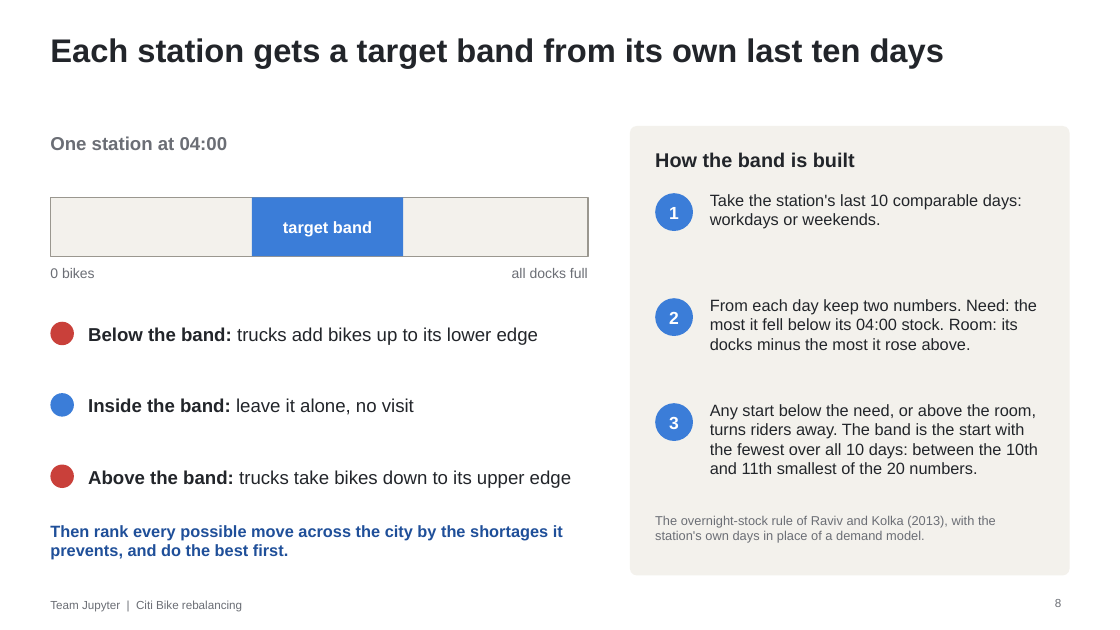
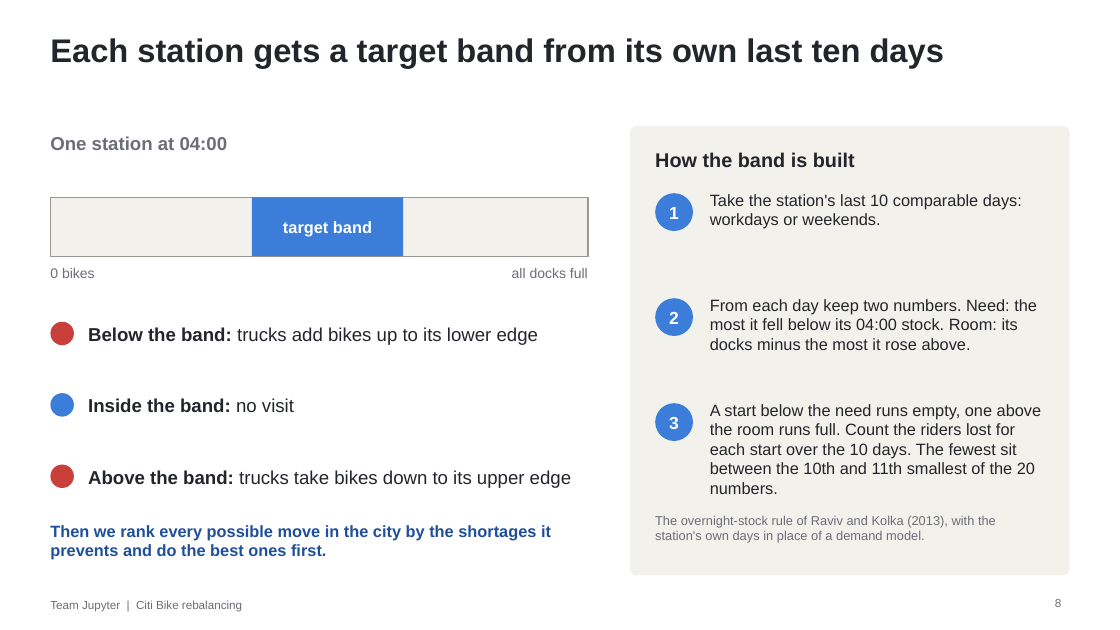
Before and after one commit to martin-gbeck/citibike-rebalancing, a slide deck: slide 8 of presentation/citibike-presentation.pptx. Drawn at 1120x630 pixels with LibreOffice and Linux fonts; fonts in the diff are those of the drawing. Boxes give left, top, right and bottom in pixels: in the first picture for what was removed or moved away, otherwise in the second. Text is boxed around its words. In the diff, an @@ line names an element or a change of style, - is before the commit and + after.

```diff
--- a/presentation/citibike-presentation.pptx
+++ b/presentation/citibike-presentation.pptx
@@ text at [88, 398, 294, 412]: text changed; bold on @@
-Inside the band: leave it alone, no visit
+Inside the band: no visit
@@ text at [710, 404, 1042, 494]: text changed @@
-Any start below the need, or above the room, turns riders away. The band is the start with the fewest over all 10 days: between the 10th and 11th smallest of the 20 numbers.
+A start below the need runs empty, one above the room runs full. Count the riders lost for each start over the 10 days. The fewest sit between the 10th and 11th smallest of the 20 numbers.
@@ text at [50, 525, 551, 560]: text changed @@
-Then rank every possible move across the city by the shortages it prevents, and do the best first.
+Then we rank every possible move in the city by the shortages it prevents and do the best ones first.
```
Also in this commit, not shown: 15 other slides changed, 1 other file.
